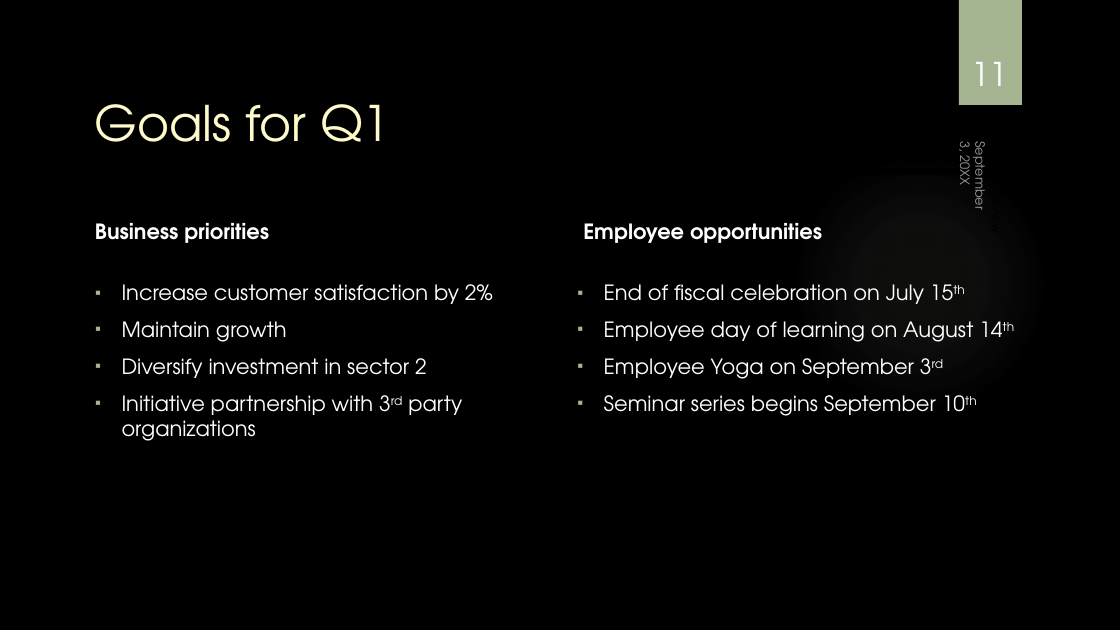
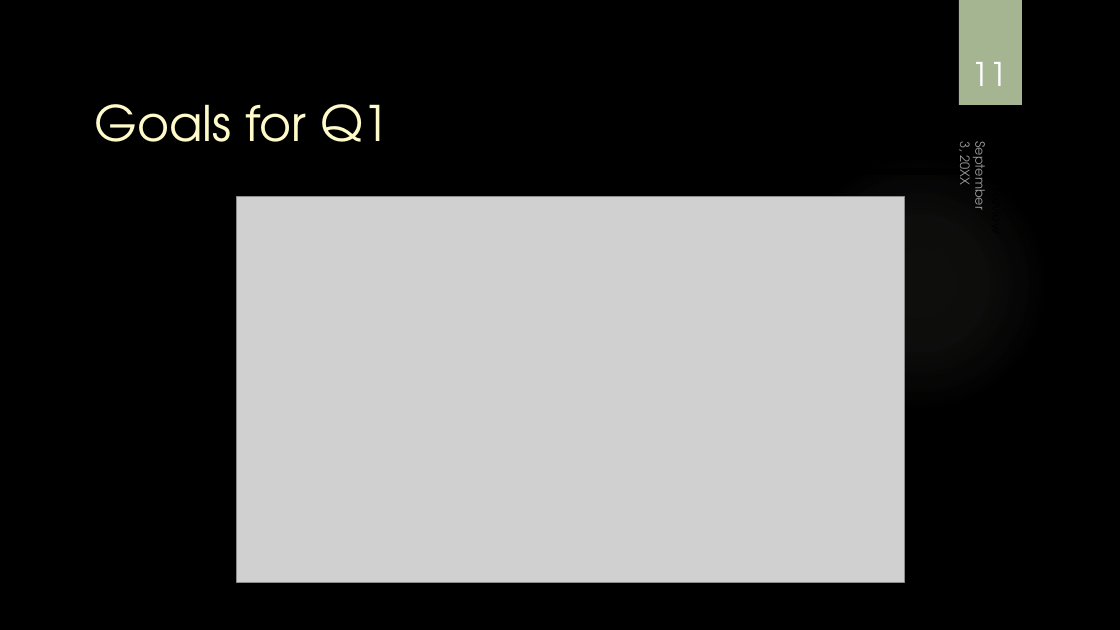
Before and after one commit to dzapata915/Lyme_Disease, a slide deck: slide 11 of Lyme Disease Powerpoint.pptx. Drawn at 1120x630 pixels with LibreOffice and Linux fonts; fonts in the diff are those of the drawing; grey boxes stand for pictures; background and template pictures are left out. Boxes give left, top, right and bottom in pixels: in the first picture for what was removed or moved away, otherwise in the second. Text is boxed around its words. In the diff, an @@ line names an element or a change of style, - is before the commit and + after.

```diff
--- a/Lyme Disease Powerpoint.pptx
+++ b/Lyme Disease Powerpoint.pptx
@@ picture added at bbox=[237, 197, 905, 582] @@
@@ text removed at bbox=[95, 223, 269, 243] @@
-Business priorities
@@ text removed at bbox=[583, 223, 822, 243] @@
-Employee opportunities
@@ text removed at bbox=[122, 284, 493, 441] @@
-▪ Increase customer satisfaction by 2%
-▪ Maintain growth
-▪ Diversify investment in sector 2
-▪ Initiative partnership with 3rd party organizations
@@ text removed at bbox=[604, 284, 973, 416] @@
-▪ End of fiscal celebration on July 15th
-▪ Employee day of learning on August 14th
-▪ Employee Yoga on September 3rd
-▪ Seminar series begins September 10th
```
Also in this commit, not shown: 3 other slides changed, 1 slide added, 1 slide removed, 5 other files.
